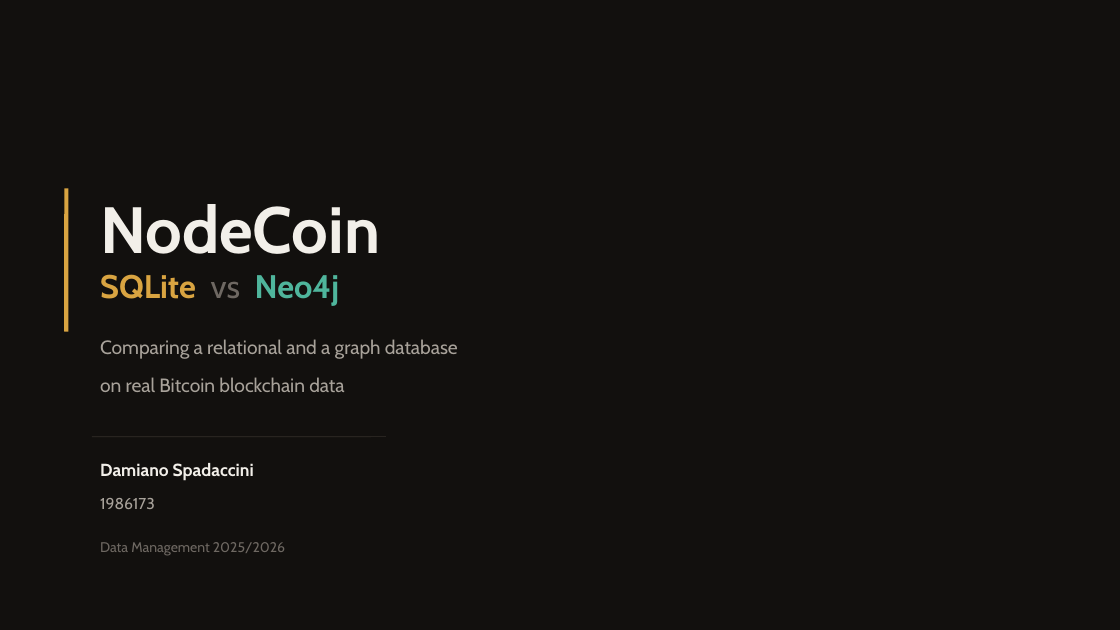
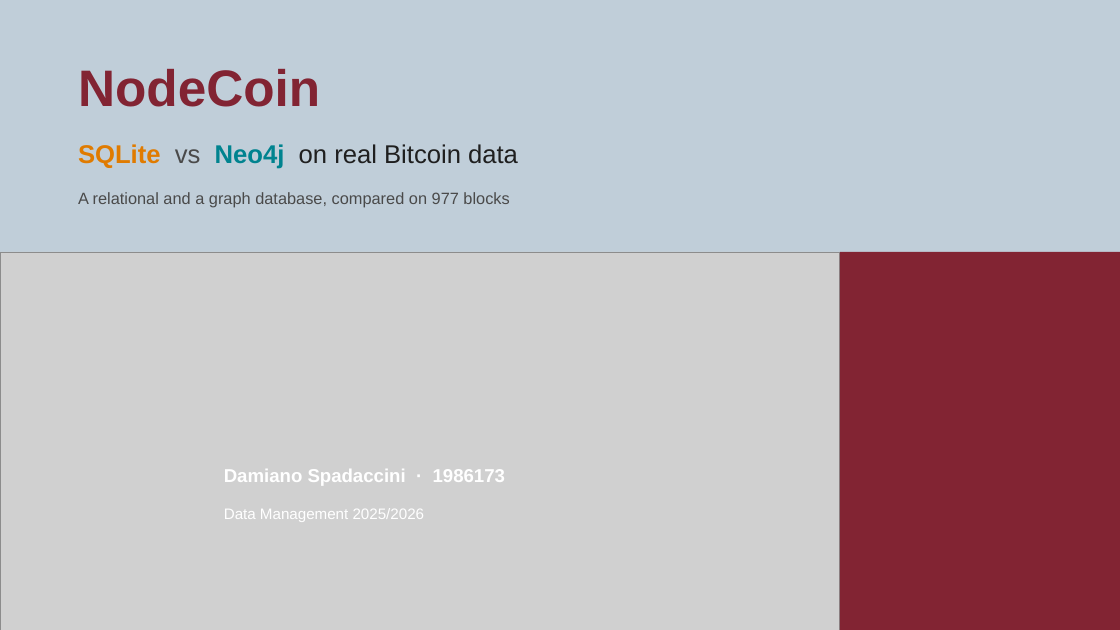
Before and after one commit to damspada/graph-relational-bitcoin-analyzer-project, a slide deck: slide 1 of presentation/NodeCoin - Damiano Spadaccini.pptx. Drawn at 1120x630 pixels with LibreOffice and Linux fonts; fonts in the diff are those of the drawing; grey boxes stand for pictures. Boxes give left, top, right and bottom in pixels: in the first picture for what was removed or moved away, otherwise in the second. Text is boxed around its words. In the diff, an @@ line names an element or a change of style, - is before the commit and + after.

Commit message:
NodeCoin presentation

```diff
--- a/presentation/NodeCoin - Damiano Spadaccini.pptx
+++ b/presentation/NodeCoin - Damiano Spadaccini.pptx
@@ background #12100E to #FFFFFF @@
@@ rectangle added at box(0, 0, 1120, 252), fill #C0CED9 @@
@@ text "NodeCoin": place and size @@
-text "NodeCoin" at box(100, 204, 380, 254)
+text "NodeCoin" at box(78, 69, 320, 107)
@@ text "NodeCoin" at box(78, 69, 320, 107): size 56 to 44 pt, font Cabin to Arial, text colour #F2EFE9 to #822433 @@
@@ text at box(78, 144, 518, 169): text changed; size 16.5 to 22 pt; font Cabin to Arial; text colour #A8A29A to #1F1F1F @@
-on real Bitcoin blockchain data
+SQLite vs Neo4j on real Bitcoin data
@@ rounded rectangle removed at box(65, 188, 69, 332) @@
@@ text at box(78, 192, 509, 207): text changed; size 16.5 to 14 pt; font Cabin to Arial; text colour #A8A29A to #4A4A4A @@
-Comparing a relational and a graph database
+A relational and a graph database, compared on 977 blocks
@@ picture added at box(0, 252, 840, 630) @@
@@ rectangle added at box(840, 252, 1120, 630), fill #822433 @@
@@ text removed at box(100, 274, 339, 306) @@
-SQLite vs Neo4j
@@ rounded rectangle removed at box(92, 436, 386, 437) @@
@@ text at box(224, 469, 505, 485): text changed; size 15 to 16 pt; font Cabin to Arial; text colour #F2EFE9 to #FFFFFF @@
-Damiano Spadaccini
+Damiano Spadaccini · 1986173
@@ text removed at box(100, 498, 155, 509) @@
-1986173
@@ text "Data Management 2025/2026": place and size @@
-text "Data Management 2025/2026" at box(100, 542, 285, 556)
+text "Data Management 2025/2026" at box(224, 508, 425, 522)
@@ text "Data Management 2025/2026" at box(224, 508, 425, 522): size 12 to 13 pt, font Cabin to Arial, text colour #6E6862 to #FFFFFF @@
```
Also in this commit, not shown: 4 other slides changed, 10 slides added, 10 slides removed.
